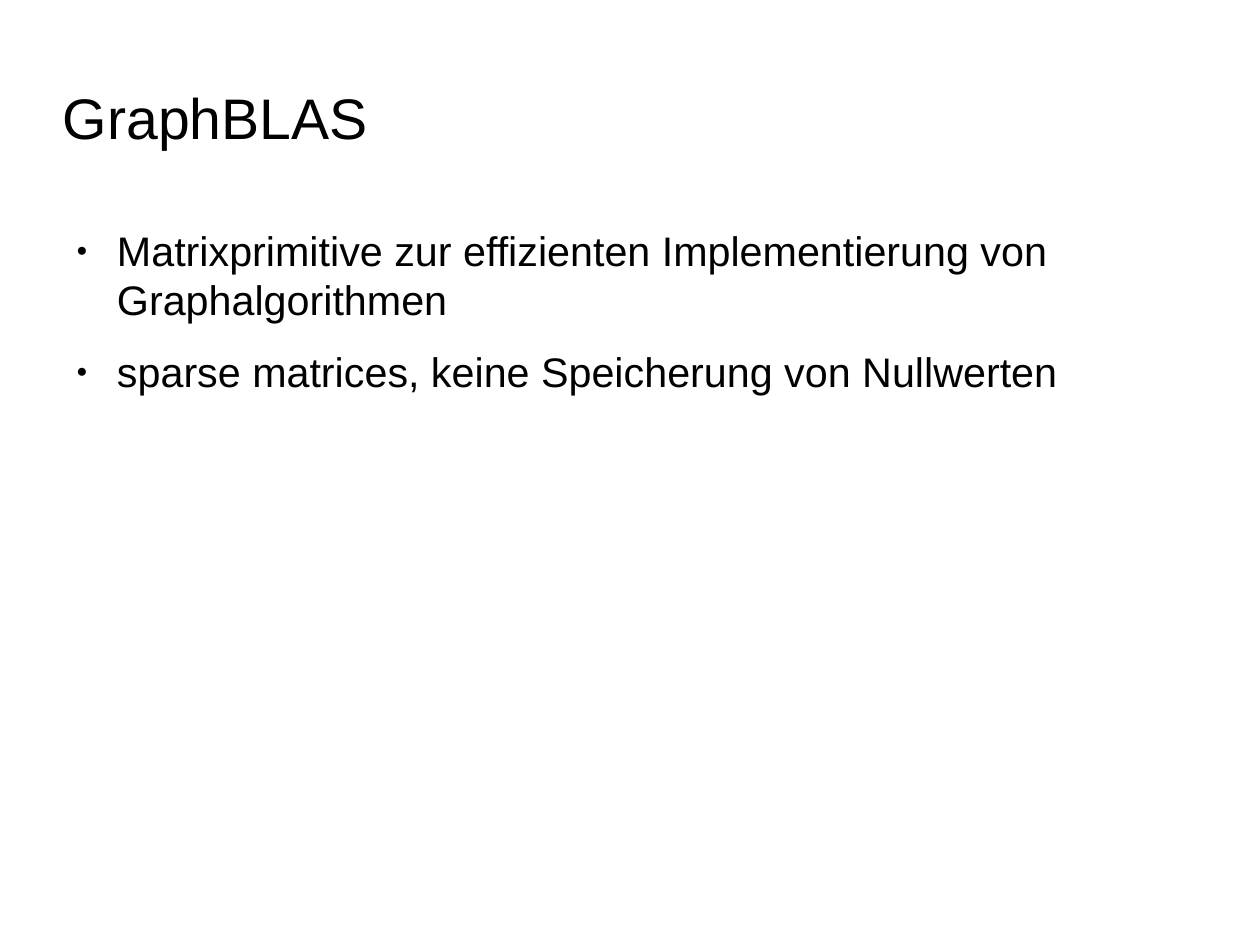
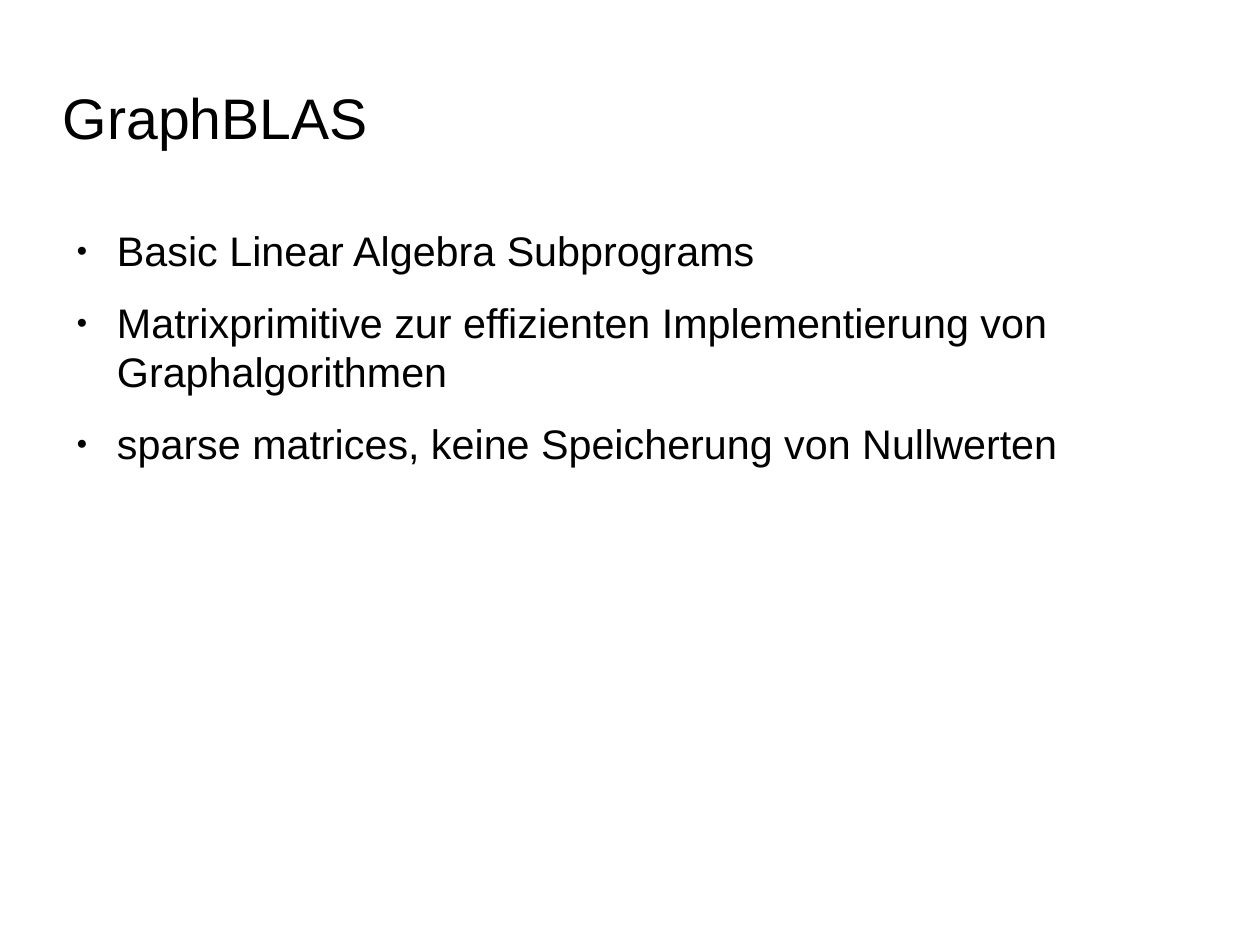
Before and after one commit to ScaDS/dblp-graphulo, a slide deck: slide 9 of doc/testat1.odp. Drawn at 1260x945 pixels with LibreOffice and Linux fonts; fonts in the diff are those of the drawing; background and template pictures are left out. Boxes give left, top, right and bottom in pixels: in the first picture for what was removed or moved away, otherwise in the second. Text is boxed around its words. In the diff, an @@ line names an element or a change of style, - is before the commit and + after.

```diff
--- a/doc/testat1.odp
+++ b/doc/testat1.odp
@@ text at [117, 236, 755, 274]: paragraph added @@
+● Basic Linear Algebra Subprograms
```
Also in this commit, not shown: 2 other slides changed, 1 slide added, 2 other files.
